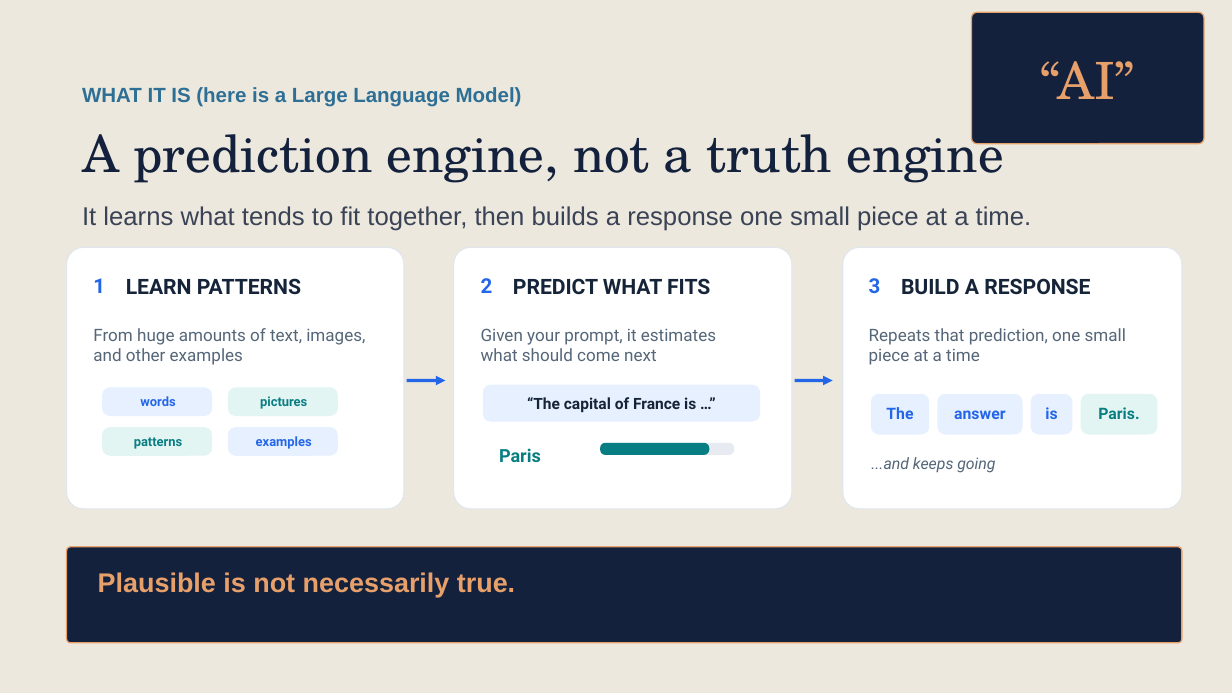
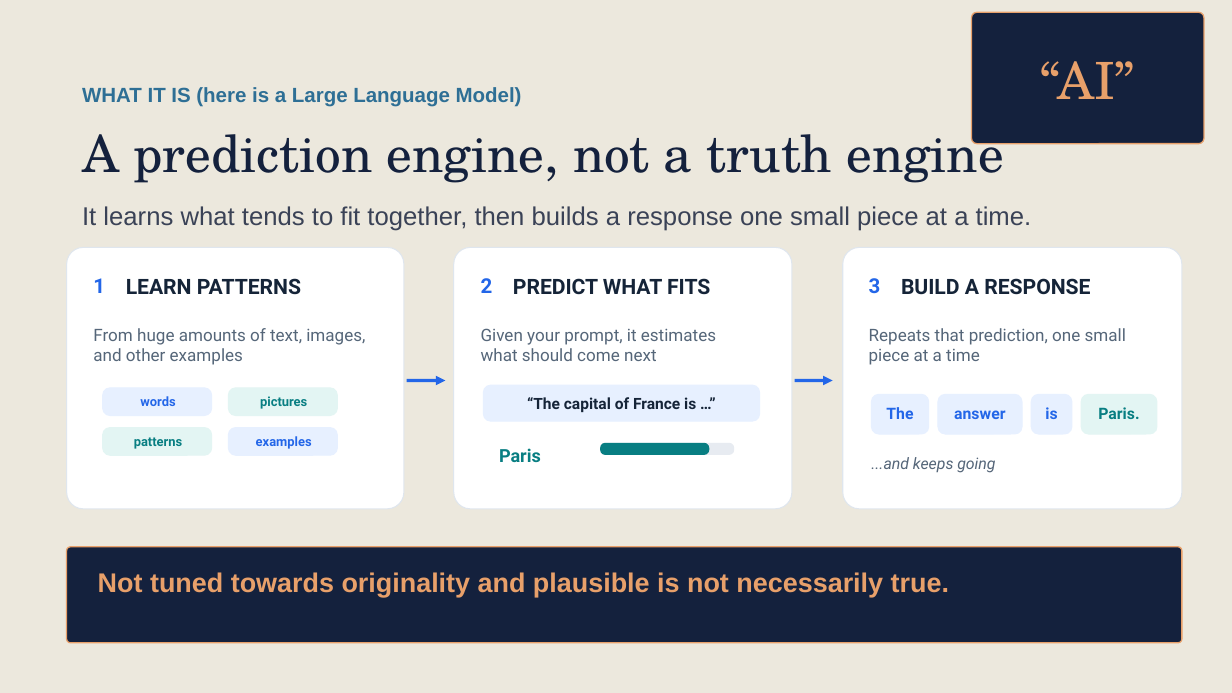
Before and after one commit to scripps-ai-enablement/ai-for-grant-writing, a slide deck: slide 4 of version 1/Using AI for Grant Writing v1.pptx. Drawn at 1232x693 pixels with LibreOffice and Linux fonts; fonts in the diff are those of the drawing. Boxes give left, top, right and bottom in pixels: in the first picture for what was removed or moved away, otherwise in the second. Text is boxed around its words. In the diff, an @@ line names an element or a change of style, - is before the commit and + after.

```diff
--- a/version 1/Using AI for Grant Writing v1.pptx
+++ b/version 1/Using AI for Grant Writing v1.pptx
@@ text at [98,572,949,597]: text changed @@
-Plausible is not necessarily true.
+Not tuned towards originality and plausible is not necessarily true.
```
Also in this commit, not shown: 3 other slides changed, 2 slides added, 3 slides removed.
